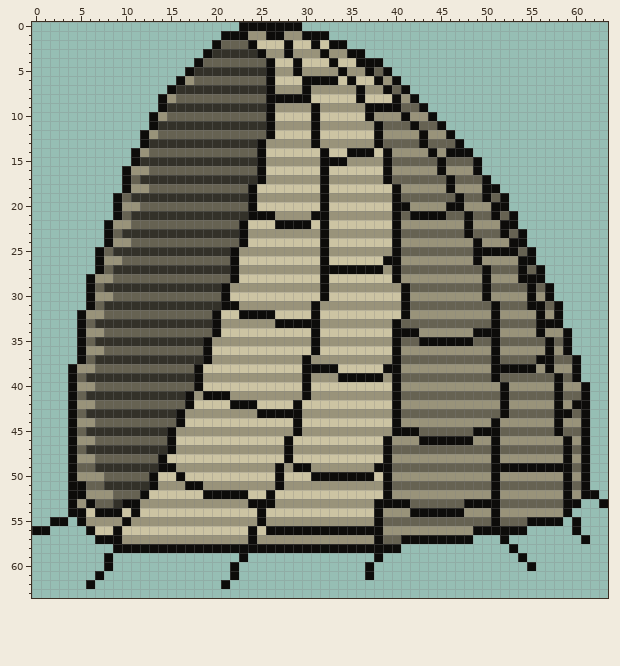
A pixel-art sprite gets an edit: src/Operation Dessert Lasagna/Assets/WorldSprites/GrumpaSpawn.png. The picture above was drawn from the file before the commit.
The file is 256x256 pixels, drawn in blocks of 4x4; one block is one cell here.
Once edited:
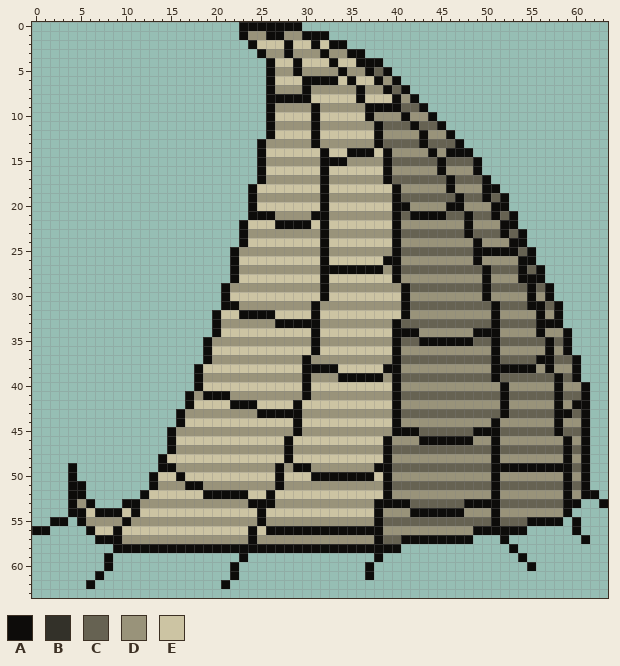
Palette (. is transparent): A #0d0c0a  B #333129  C #666252  D #99937a  E #ccc4a3
The exact change:
The author cleared colour A in row 1 at x 21 to 22; in row 2 at x 20; in row 3 at x 19; in row 4 at x 18; in row 5 at x 17; in row 6 at x 16.
The author cleared colour A in row 7 at x 15; in rows 8 to 9 at x 14; in rows 10 to 11 at x 13; in rows 12 to 13 at x 12; in rows 14 to 15 at x 11; in rows 16 to 18 at x 10.
The author cleared colour A in rows 19 to 21 at x 9; in rows 22 to 24 at x 8; in rows 25 to 27 at x 7; in rows 28 to 31 at x 6; in rows 32 to 37 at x 5; in rows 38 to 48 at x 4.
The author cleared colour B in row 3 at x 20 to 24; in row 5 at x 18 to 25; in row 7 at x 16 to 25; in row 9 at x 15 to 25; in row 11 at x 14 to 25; in row 13 at x 13 to 24.
The author cleared colour B in row 15 at x 12 to 24; in row 17 at x 12 to 24; in row 19 at x 11 to 23; in row 21 at x 11 to 23; in row 23 at x 10 to 22; in row 25 at x 9 to 21.
The author cleared colour B in row 27 at x 9 to 21; in row 29 at x 8 to 20; in row 31 at x 8 to 20; in row 33 at x 7 to 19; in row 35 at x 7 to 18; in row 37 at x 7 to 18.
The author cleared colour B in row 39 at x 6 to 17; in row 41 at x 6 to 16; in row 43 at x 6 to 15; in row 45 at x 6 to 14; in row 47 at x 6 to 14; in row 49 at x 7 to 13.
The author cleared colour B in row 51 at x 8 to 12; in row 53 at x 9.
The author cleared colour C in row 2 at x 21 to 23; in row 4 at x 19 to 25; in row 6 at x 18 to 25; in row 8 at x 16 to 25; in row 10 at x 15 to 25; in row 12 at x 14 to 25.
The author cleared colour C in row 14 at x 13 to 24; in row 16 at x 13 to 24; in row 17 at x 11; in row 18 at x 13 to 23; in row 19 at x 10; in row 20 at x 12 to 23.
The author cleared colour C in row 21 at x 10; in row 22 at x 11 to 22; in row 23 at x 9; in row 24 at x 11 to 22; in row 25 at x 8; in row 26 at x 10 to 21.
The author cleared colour C in row 27 at x 8; in row 28 at x 9 to 21; in row 29 at x 7; in row 30 at x 9 to 20; in row 31 at x 7; in row 32 at x 8 to 19.
The author cleared colour C in row 33 at x 6; in row 34 at x 8 to 19; in row 35 at x 6; in row 36 at x 8 to 18; in row 37 at x 6; in row 38 at x 7 to 17.
The author cleared colour C in row 39 at x 5; in row 40 at x 7 to 17; in row 41 at x 5; in row 42 at x 7 to 16; in row 43 at x 5; in row 44 at x 7 to 15.
The author cleared colour C in row 45 at x 5; in row 46 at x 7 to 14; in row 47 at x 5; in row 48 at x 7 to 13; in row 49 at x 5 to 6; in row 50 at x 8 to 12.
The author cleared colour C in row 51 at x 6 to 7; in row 52 at x 9 to 11; in row 53 at x 7 to 8.
The author cleared colour D in row 6 at x 17; in row 8 at x 15; in row 10 at x 14; in row 12 at x 13; in row 14 at x 12; in row 16 at x 11 to 12.
The author cleared colour D in row 18 at x 11 to 12; in row 20 at x 10 to 11; in row 22 at x 9 to 10; in row 24 at x 9 to 10; in row 26 at x 8 to 9; in row 28 at x 7 to 8.
The author cleared colour D in row 30 at x 7 to 8; in row 32 at x 6 to 7; in row 34 at x 6 to 7; in row 36 at x 6 to 7; in row 38 at x 5 to 6; in row 40 at x 5 to 6.
The author cleared colour D in row 42 at x 5 to 6; in row 44 at x 5 to 6; in row 46 at x 5 to 6; in row 48 at x 5 to 6; in row 50 at x 5 to 7; in row 52 at x 6 to 8.
Boxes around the changes in both pictures, in picture pixels (x1, y1, x2, y2):
erased: (68, 31, 266, 508)
